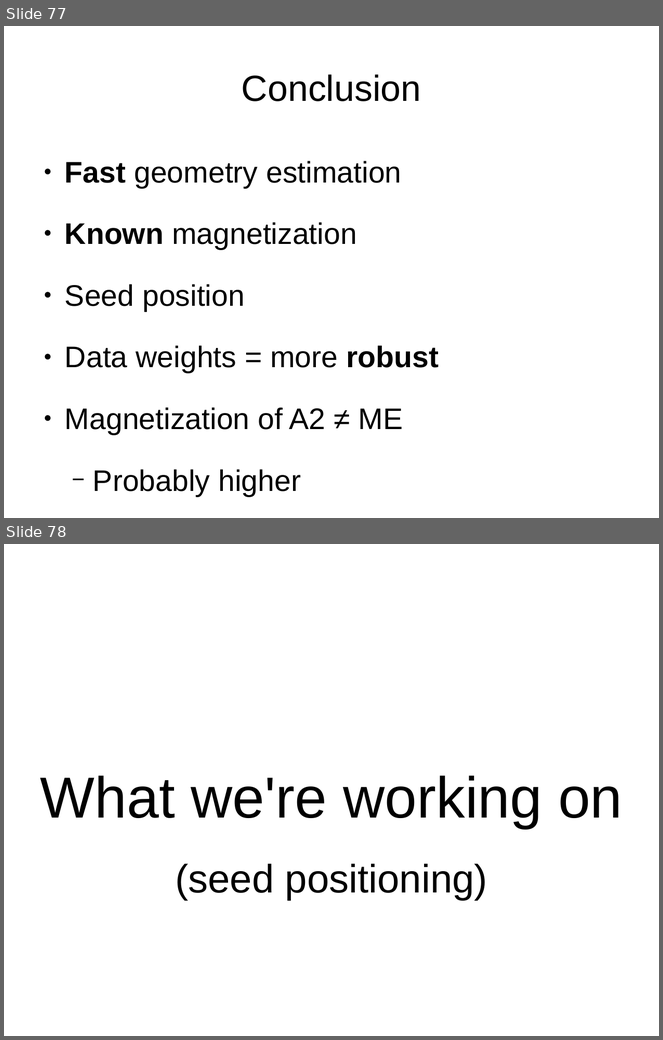
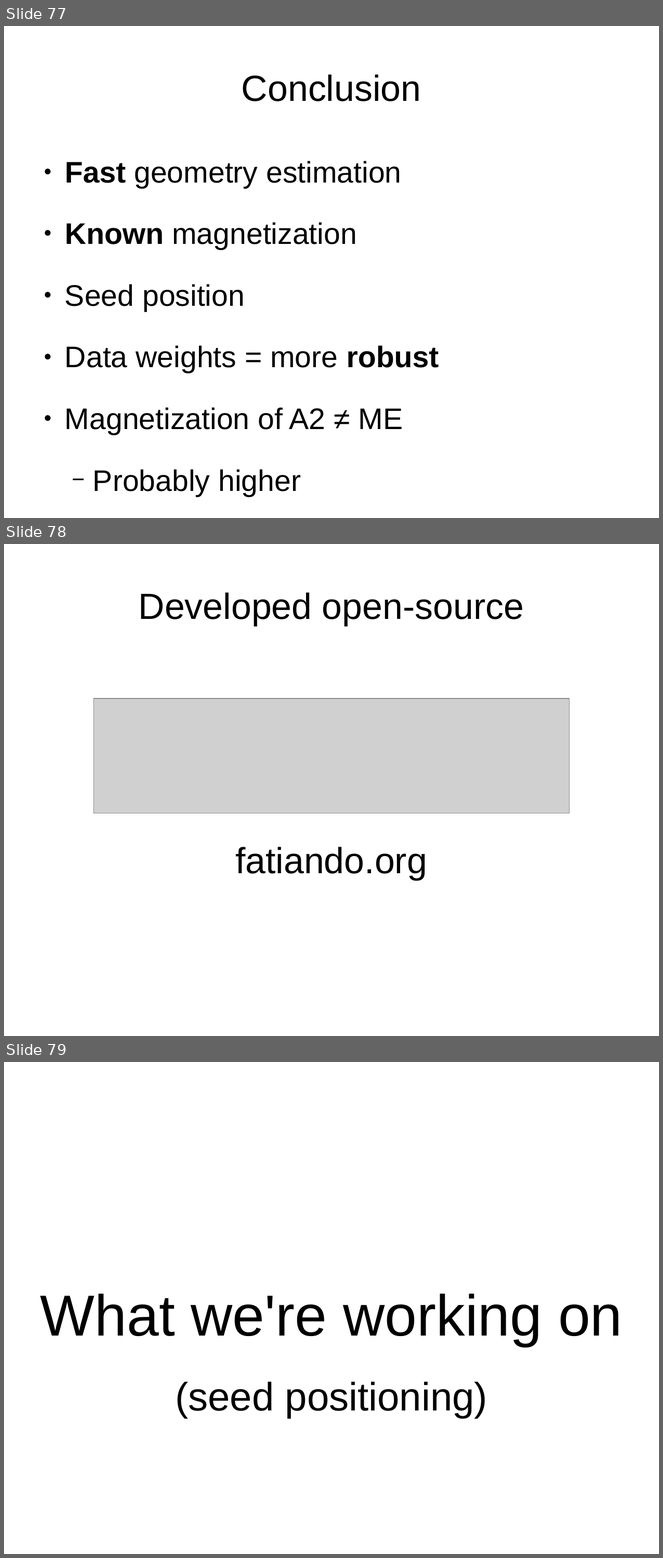
Before and after one commit to leouieda/agu-cancun2013, a slide deck: presentation/uieda_oliveirajr_barbosa.odp. Shown one above the other, each under a label of ours: slides 77 and 78 before the commit, slides 77, 78 and 79 after it. The pictures are 663x1040 and 663x1558 pixels, drawn with LibreOffice and Linux fonts; fonts in the diff are those of the drawing; grey boxes stand for pictures. Boxes give left, top, right and bottom in pixels: in the first picture for what was removed or moved away, otherwise in the second. Text is boxed around its words. In the diff, an @@ line names an element or a change of style, - is before the commit and + after.

Commit message:
Added Fatiando propaganda at the end

```diff
--- a/presentation/uieda_oliveirajr_barbosa.odp
+++ b/presentation/uieda_oliveirajr_barbosa.odp
@@ slide 78 added at (x1=4, y1=544, x2=659, y2=1036), background #FFFFFF @@
@@ title added at (x1=139, y1=592, x2=524, y2=626), 44 pt, text #000000 @@
+Developed open-source
@@ picture added at (x1=94, y1=698, x2=569, y2=813) @@
@@ title added at (x1=235, y1=847, x2=427, y2=880), 44 pt, text #000000 @@
+fatiando.org
@@ what was slide 78 is now slide 79 @@
```
Also in this commit, not shown: 1 other file.
